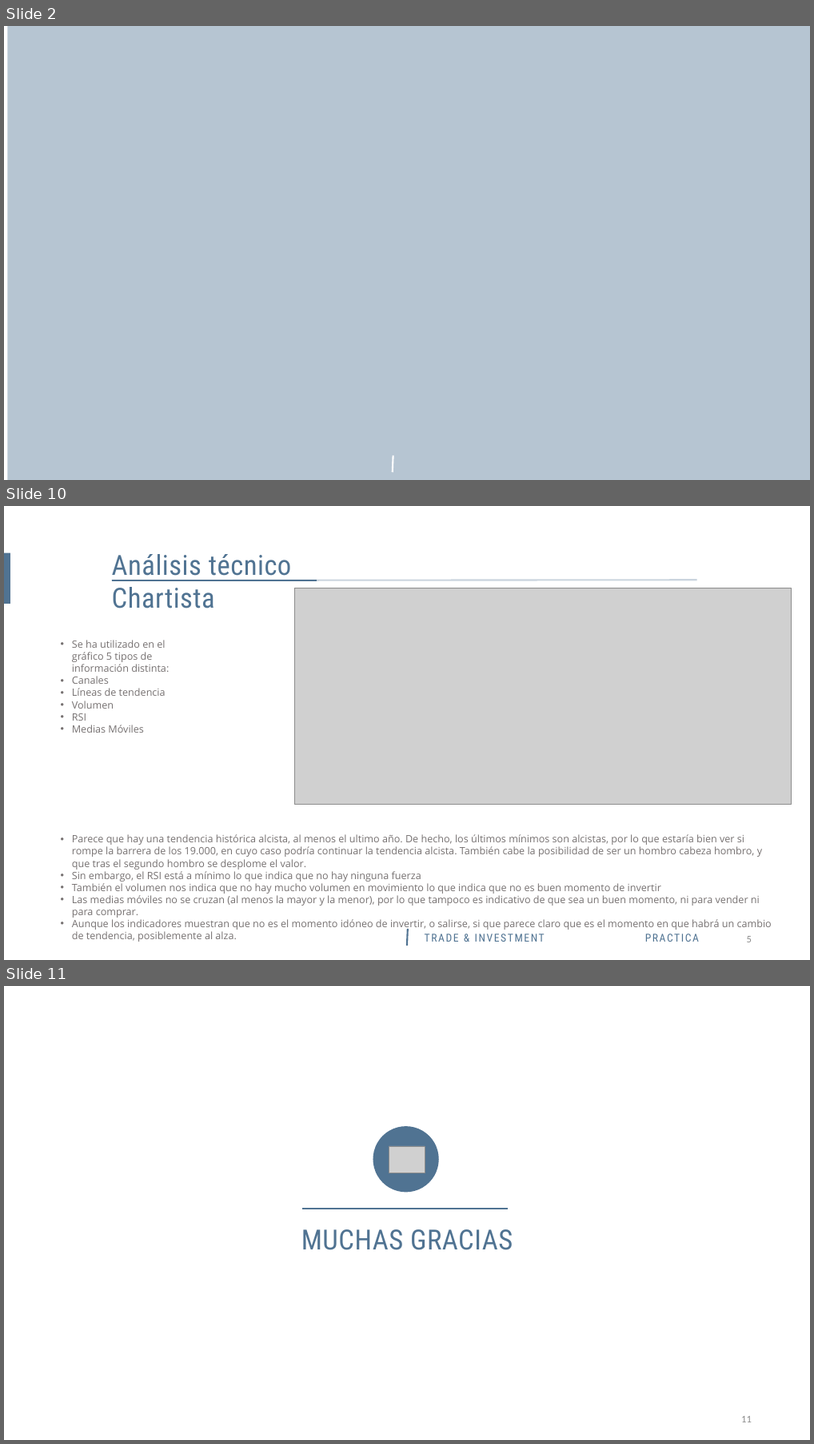
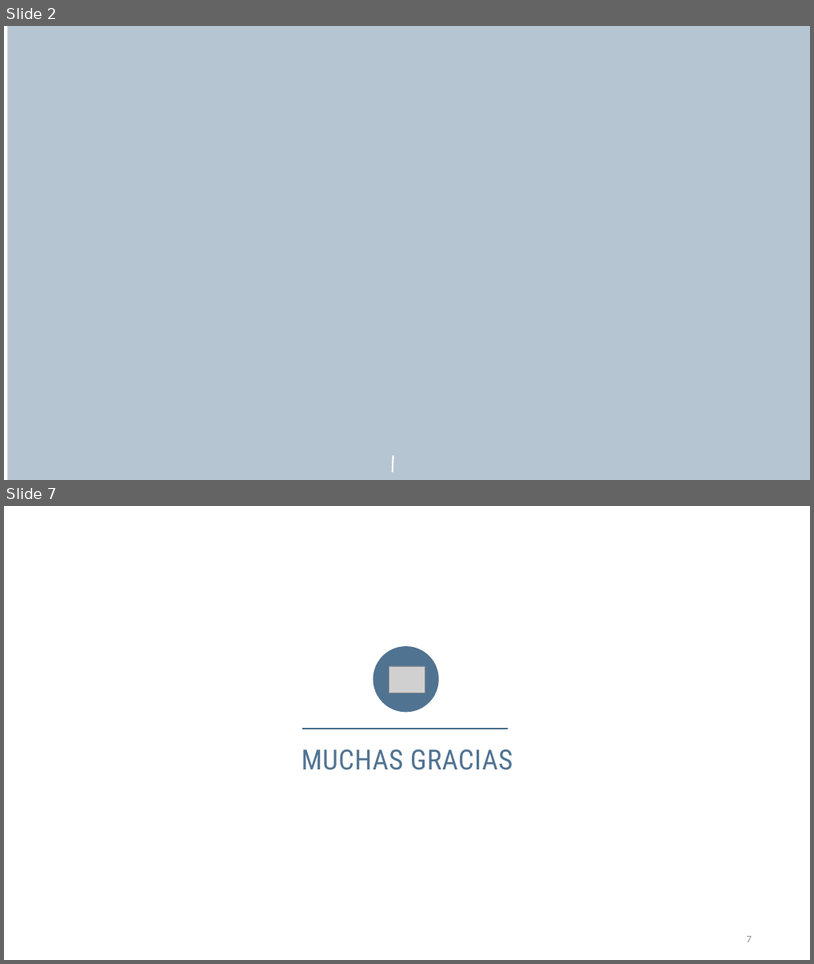
Before and after one commit to amarino5/Master-BigData-CIFF-2016, a slide deck: Algoritmic Trading/Algoritmic Trading Práctica.pptx. Shown one above the other, each under a label of ours: slides 2, 10 and 11 before the commit, slides 2 and 7 after it; the slides between them are not shown. The pictures are 814x1444 and 814x964 pixels, drawn with LibreOffice and Linux fonts; fonts in the diff are those of the drawing; grey boxes stand for pictures; background and template pictures are left out. Boxes give left, top, right and bottom in pixels: in the first picture for what was removed or moved away, otherwise in the second. Text is boxed around its words. In the diff, an @@ line names an element or a change of style, - is before the commit and + after.

Commit message:
ultimos cambios

```diff
--- a/Algoritmic Trading/Algoritmic Trading Práctica.pptx
+++ b/Algoritmic Trading/Algoritmic Trading Práctica.pptx
@@ slide 10 removed at <box>4,506,810,960</box>, background #FFFFFF @@
@@ rectangle removed at <box>4,553,10,604</box> @@
@@ text removed at <box>112,554,292,608</box> @@
-Análisis técnico
-Chartista
@@ line removed from (112, 580) to (698, 580) @@
@@ line removed from (112, 580) to (317, 580) @@
@@ picture removed at <box>294,588,791,804</box> @@
@@ text removed at <box>72,640,169,732</box> @@
-• Se ha utilizado en el gráfico 5 tipos de información distinta:
-• Canales
-• Líneas de tendencia
-• Volumen
-• RSI
-• Medias Móviles
@@ text removed at <box>72,834,772,941</box> @@
-• Parece que hay una tendencia histórica alcista, al menos el ultimo año. De hecho, los últimos mínimos son alcistas, por lo que estaría bien ver si rompe la barrera de los 19.000, en cuyo caso podría continuar la tendencia alcista. También cabe la posibilidad de ser un hombro cabeza hombro, y que tras el segundo hombro se desplome el valor.
-• Sin embargo, el RSI está a mínimo lo que indica que no hay ninguna fuerza
-• También el volumen nos indica que no hay mucho volumen en movimiento lo que indica que no es buen momento de invertir
-• Las medias móviles no se cruzan (al menos la mayor y la menor), por lo que tampoco es indicativo de que sea un buen momento, ni para vender ni para comprar.
-• Aunque los indicadores muestran que no es el momento idóneo de invertir, o salirse, si que parece claro que es el momento en que habrá un cambio de tendencia, posiblemente al alza.
@@ line removed from (407, 945) to (408, 928) @@
@@ text removed at <box>425,933,545,941</box> @@
-TRADE & INVESTMENT
@@ text removed at <box>646,933,699,941</box> @@
-PRACTICA
@@ text removed at <box>747,936,752,942</box> @@
-5
@@ what was slide 11 is now slide 7 @@
@@ page number at <box>747,936,752,942</box>: text changed @@
-11
+7
```
Also in this commit, not shown: 2 slides changed, 2 slides added, 5 other slides removed, 1 other file.
